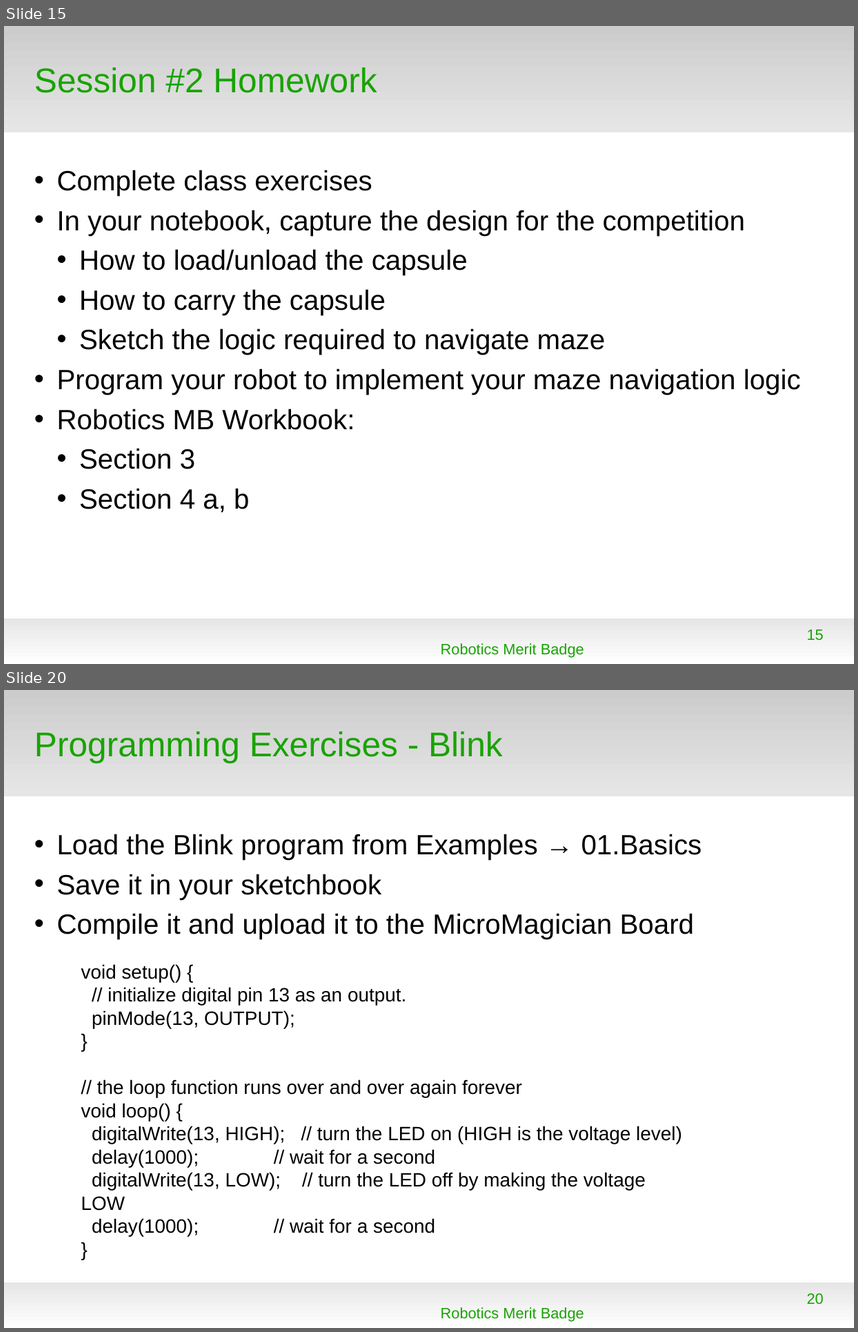
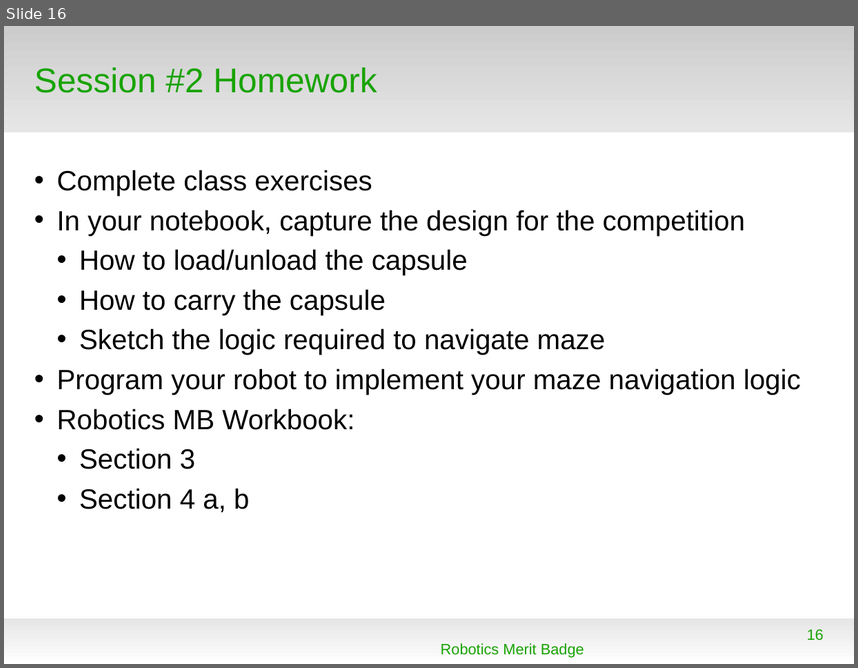
Before and after one commit to spiderman-2099/RoboticsMB, a slide deck: doc/RMB_Session2.odp. Shown one above the other, each under a label of ours: slides 15 and 20 before the commit, slide 16 after it; the slides between them are not shown. The pictures are 858x1332 and 858x668 pixels, drawn with LibreOffice and Linux fonts; fonts in the diff are those of the drawing; background and template pictures are left out. Boxes give left, top, right and bottom in pixels: in the first picture for what was removed or moved away, otherwise in the second. Text is boxed around its words. In the diff, an @@ line names an element or a change of style, - is before the commit and + after.

```diff
--- a/doc/RMB_Session2.odp
+++ b/doc/RMB_Session2.odp
@@ slide 20 removed at (x1=4, y1=690, x2=854, y2=1328), background #FFFFFF; not listed: 2 template elements that a slide beside it also shows @@
@@ title removed at (x1=34, y1=731, x2=503, y2=763) @@
-Programming Exercises - Blink
@@ text removed at (x1=57, y1=834, x2=702, y2=939) @@
-• Load the Blink program from Examples → 01.Basics
-• Save it in your sketchbook
-• Compile it and upload it to the MicroMagician Board
@@ text removed at (x1=81, y1=964, x2=682, y2=1236) @@
-void setup() {
-// initialize digital pin 13 as an output.
-pinMode(13, OUTPUT);
-}
-// the loop function runs over and over again forever
-void loop() {
-digitalWrite(13, HIGH); // turn the LED on (HIGH is the voltage level)
-delay(1000); // wait for a second
-digitalWrite(13, LOW); // turn the LED off by making the voltage LOW
-delay(1000); // wait for a second
-}
@@ text removed at (x1=441, y1=1307, x2=584, y2=1321) @@
-Robotics Merit Badge
@@ page number removed at (x1=807, y1=1293, x2=824, y2=1304) @@
-20
@@ what was slide 15 is now slide 16 @@
@@ page number at (x1=807, y1=629, x2=824, y2=639): text changed @@
-15
+16
```
Also in this commit, not shown: 1 slide changed, 1 slide added, 11 other slides removed, 2 other files.
